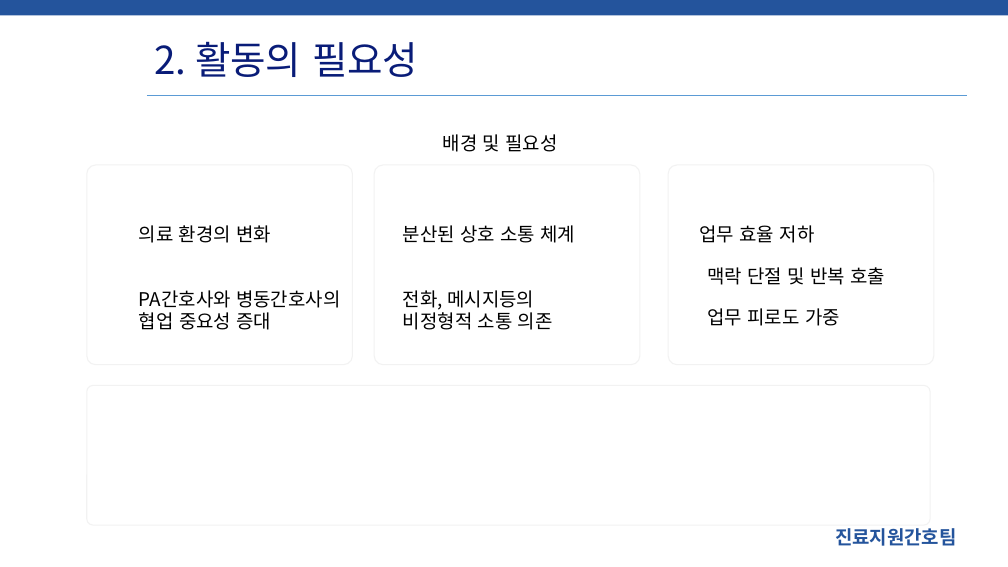
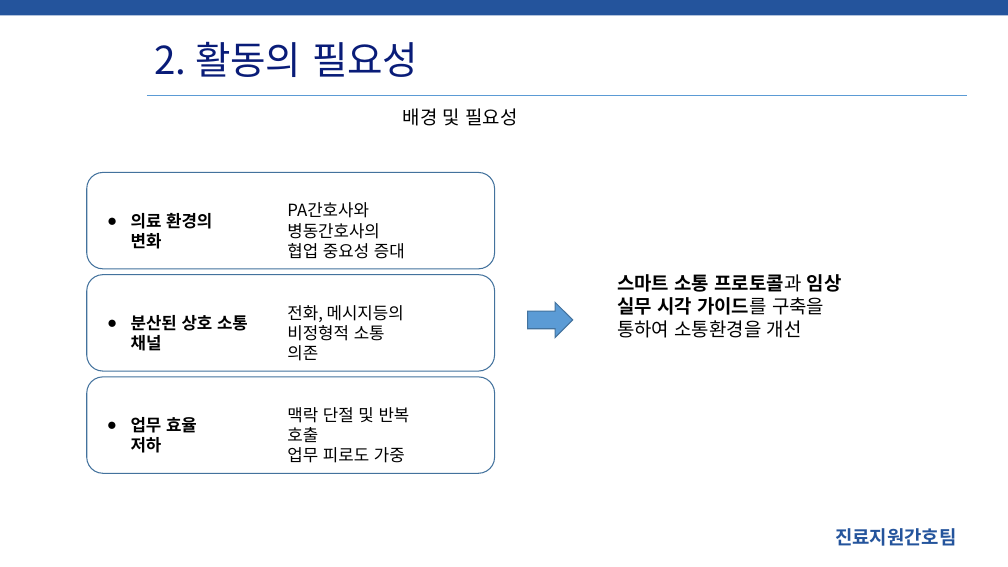
Before and after one commit to SCHCAQI/2026-QI, a slide deck: slide 4 of documents/중간보고/2026QI_WeValue우리가치 중간보고.pptx. Drawn at 1008x567 pixels with LibreOffice and Linux fonts; fonts in the diff are those of the drawing; background and template pictures are left out. Boxes give left, top, right and bottom in pixels: in the first picture for what was removed or moved away, otherwise in the second. Text is boxed around its words. In the diff, an @@ line names an element or a change of style, - is before the commit and + after.

```diff
--- a/documents/중간보고/2026QI_WeValue우리가치 중간보고.pptx
+++ b/documents/중간보고/2026QI_WeValue우리가치 중간보고.pptx
@@ text "배경 및 필요성": place and size @@
-text "배경 및 필요성" at (443, 134, 558, 152)
+text "배경 및 필요성" at (403, 108, 518, 126)
@@ rounded rectangle removed at (87, 165, 352, 364) @@
@@ rounded rectangle added at (87, 172, 495, 268), outline #43739E 1 pt @@
@@ rounded rectangle removed at (374, 165, 640, 364) @@
@@ rounded rectangle removed at (668, 165, 934, 364) @@
@@ text "의료 환경의 변화": place and size @@
-text "의료 환경의 변화" at (139, 225, 271, 243)
+text "의료 환경의 변화" at (131, 213, 212, 249)
@@ text "의료 환경의 변화" at (131, 213, 212, 249): size 18 to 16 pt, bold on; bullet none to ● @@
@@ text "PA간호사와 병동간호사의" at (287, 202, 405, 259): size 18 to 16 pt @@
@@ text "PA간호사와 병동간호사의": place and size @@
-text "PA간호사와 병동간호사의" at (139, 290, 340, 330)
+text "PA간호사와 병동간호사의" at (287, 202, 405, 259)
@@ rounded rectangle added at (87, 274, 495, 371), outline #43739E 1 pt @@
@@ text "전화, 메시지등의": place and size @@
-text "전화, 메시지등의" at (403, 290, 553, 330)
+text "전화, 메시지등의" at (287, 305, 404, 361)
@@ text "전화, 메시지등의" at (287, 305, 404, 361): size 18 to 16 pt @@
@@ text added at (617, 274, 842, 338), 18 pt, text #000000, bold @@
+스마트 소통 프로토콜과 임상 실무 시각 가이드를 구축을 통하여 소통환경을 개선
@@ text at (131, 315, 248, 351): text changed; size 18 to 16 pt; bold on @@
-분산된 상호 소통 체계
+● 분산된 상호 소통 채널
@@ right arrow added at (528, 302, 573, 337), fill #5B9BD5, outline #43739E 1 pt @@
@@ text removed at (708, 308, 840, 326) @@
-업무 피로도 가중
@@ rounded rectangle removed at (87, 386, 930, 526) @@
@@ rounded rectangle added at (87, 377, 495, 473), outline #43739E 1 pt @@
@@ text "업무 효율 저하" at (131, 417, 197, 453): size 18 to 16 pt, bold on; bullet none to ● @@
@@ text "업무 효율 저하": place and size @@
-text "업무 효율 저하" at (700, 225, 815, 243)
+text "업무 효율 저하" at (131, 417, 197, 453)
@@ text "맥락 단절 및 반복 호출": place and size @@
-text "맥락 단절 및 반복 호출" at (708, 267, 885, 285)
+text "맥락 단절 및 반복 호출" at (287, 407, 410, 463)
@@ text at (287, 407, 410, 442): size 18 to 16 pt in "맥락 단절 및 반복 호출" @@
@@ text at (287, 447, 405, 463): paragraph added @@
+업무 피로도 가중
```
Also in this commit, not shown: 1 slide removed, 8 other files.
